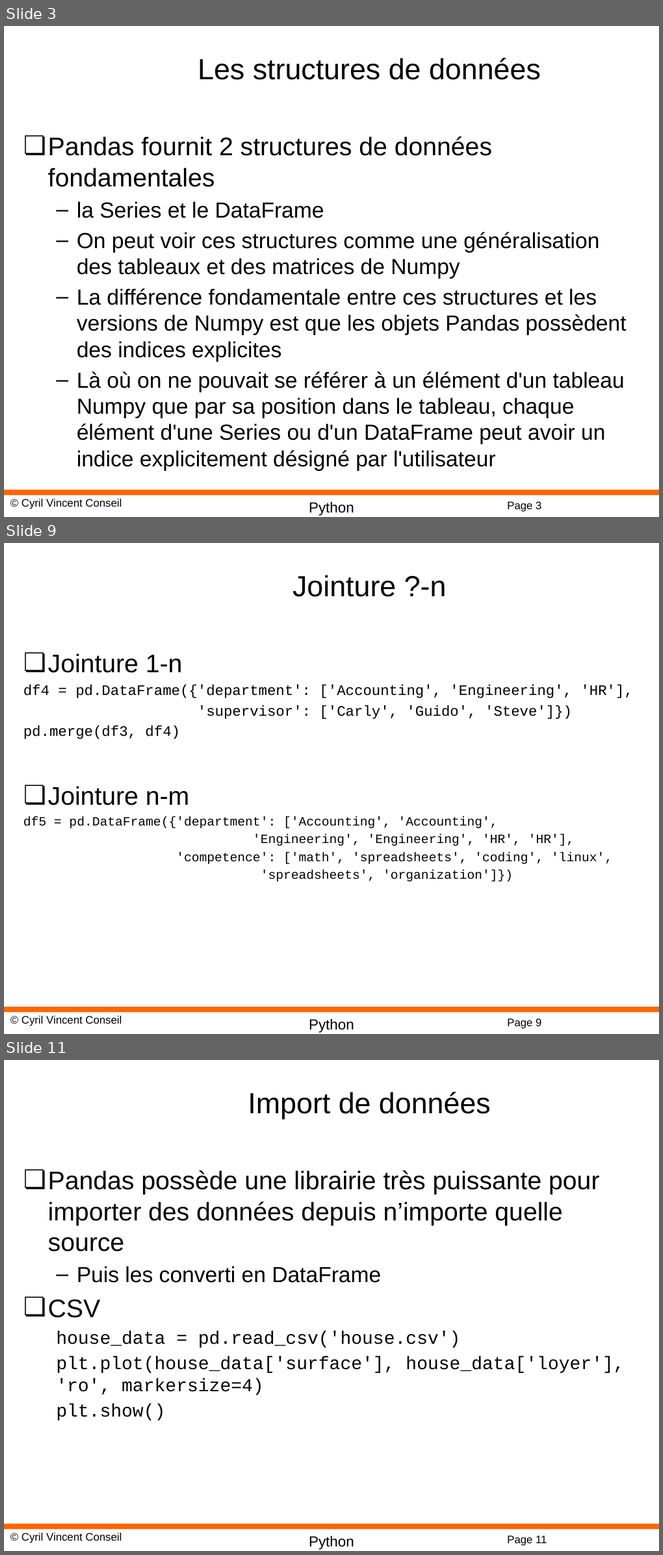
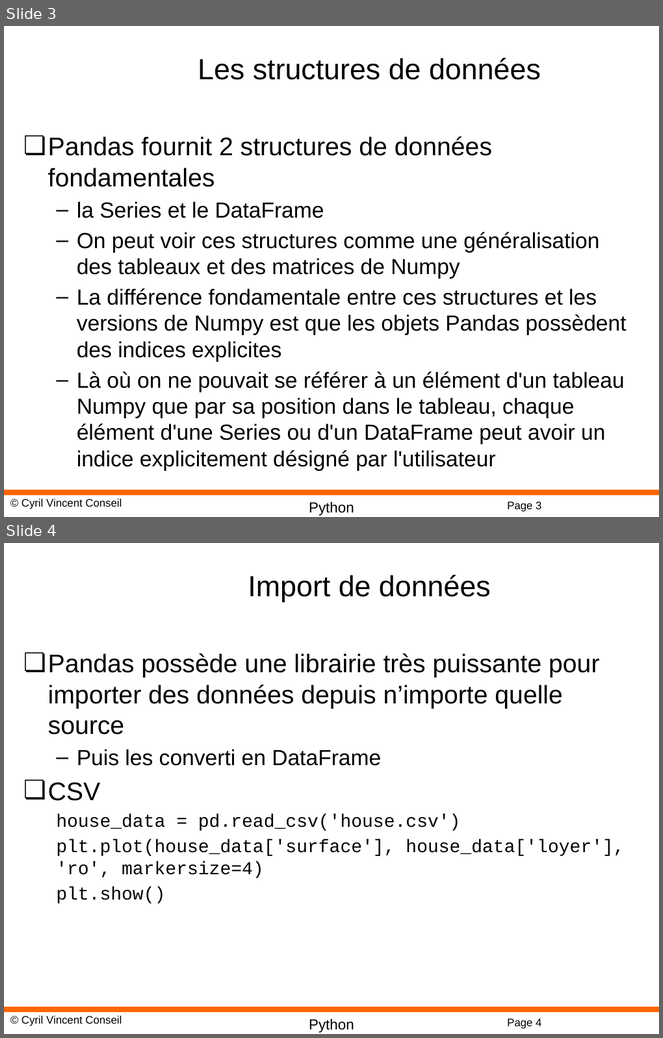
Before and after one commit to cyrilvincent/python-advanced, a slide deck: PPT/DataScience12-Pandas.pptx. Shown one above the other, each under a label of ours: slides 3, 9 and 11 before the commit, slides 3 and 4 after it; the slides between them are not shown. The pictures are 663x1555 and 663x1038 pixels, drawn with LibreOffice and Linux fonts; fonts in the diff are those of the drawing; background and template pictures are left out. Boxes give left, top, right and bottom in pixels: in the first picture for what was removed or moved away, otherwise in the second. Text is boxed around its words. In the diff, an @@ line names an element or a change of style, - is before the commit and + after.

```diff
--- a/PPT/DataScience12-Pandas.pptx
+++ b/PPT/DataScience12-Pandas.pptx
@@ slide 9 removed at bbox=[4, 543, 659, 1034], background #FFFFFF; not listed: 4 template elements that a slide beside it also shows @@
@@ title removed at bbox=[293, 575, 447, 597] @@
-Jointure ?-n
@@ text removed at bbox=[24, 653, 633, 882] @@
-❏ Jointure 1-n
-df4 = pd.DataFrame({'department': ['Accounting', 'Engineering', 'HR'],
-'supervisor': ['Carly', 'Guido', 'Steve']})
-pd.merge(df3, df4)
-❏ Jointure n-m
-df5 = pd.DataFrame({'department': ['Accounting', 'Accounting',
-'Engineering', 'Engineering', 'HR', 'HR'],
-'competence': ['math', 'spreadsheets', 'coding', 'linux',
-'spreadsheets', 'organization']})
@@ what was slide 11 is now slide 4 @@
@@ page number at bbox=[507, 1019, 542, 1029]: text changed @@
-Page 11
+Page 4
```
Also in this commit, not shown: 6 other slides removed, 4 other files.
